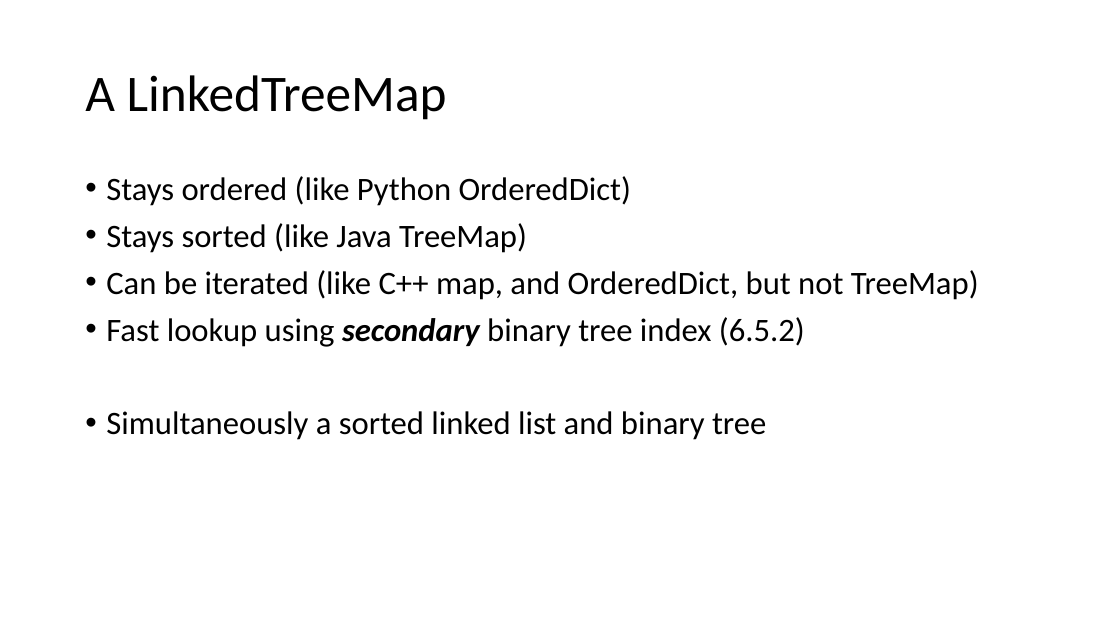
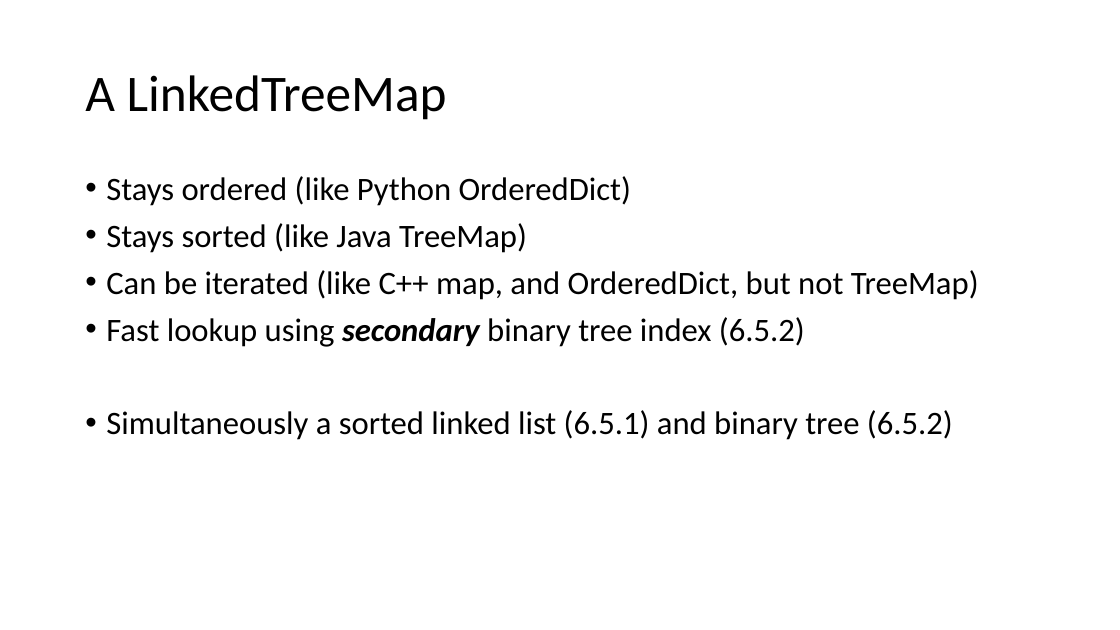
Before and after one commit to csev/cc4e, a slide deck: slide 20 of lectures/CC-05-Trees-Hash.pptx. Drawn at 1120x630 pixels with LibreOffice and Linux fonts; fonts in the diff are those of the drawing. Boxes give left, top, right and bottom in pixels: in the first picture for what was removed or moved away, otherwise in the second. Text is boxed around its words. In the diff, an @@ line names an element or a change of style, - is before the commit and + after.

```diff
--- a/lectures/CC-05-Trees-Hash.pptx
+++ b/lectures/CC-05-Trees-Hash.pptx
@@ text at box(106, 410, 953, 440): text changed @@
-• Simultaneously a sorted linked list and binary tree
+• Simultaneously a sorted linked list (6.5.1) and binary tree (6.5.2)
```
Also in this commit, not shown: 7 slides added, 1 slide removed, 2 other files.
